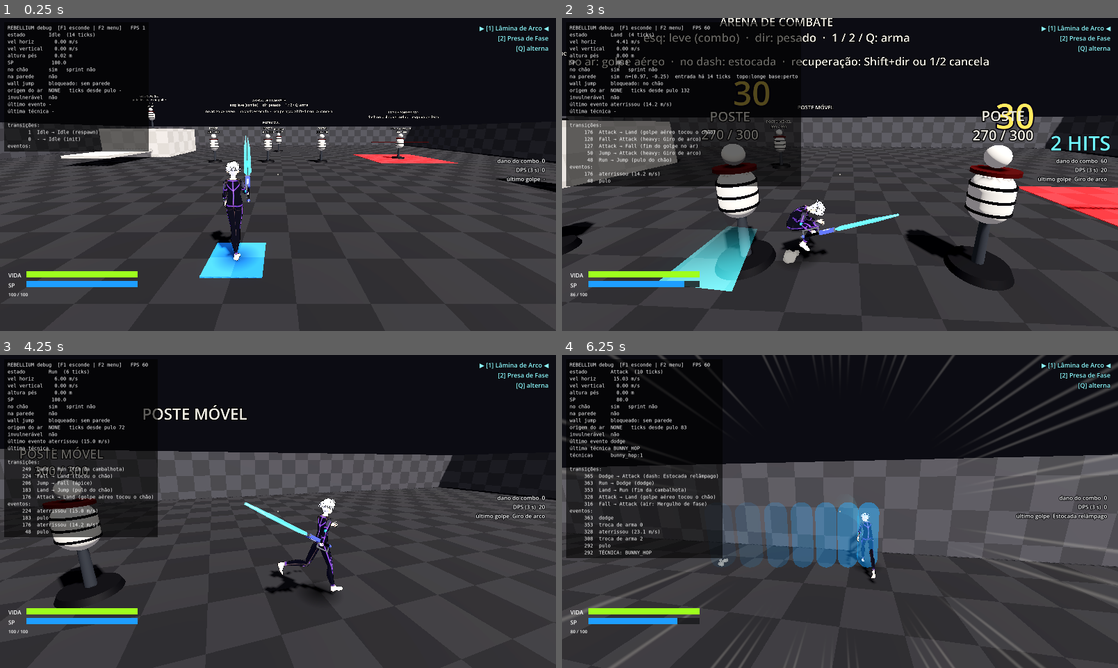
Above: before the commit, frames 1-4 (two rows, left to right).
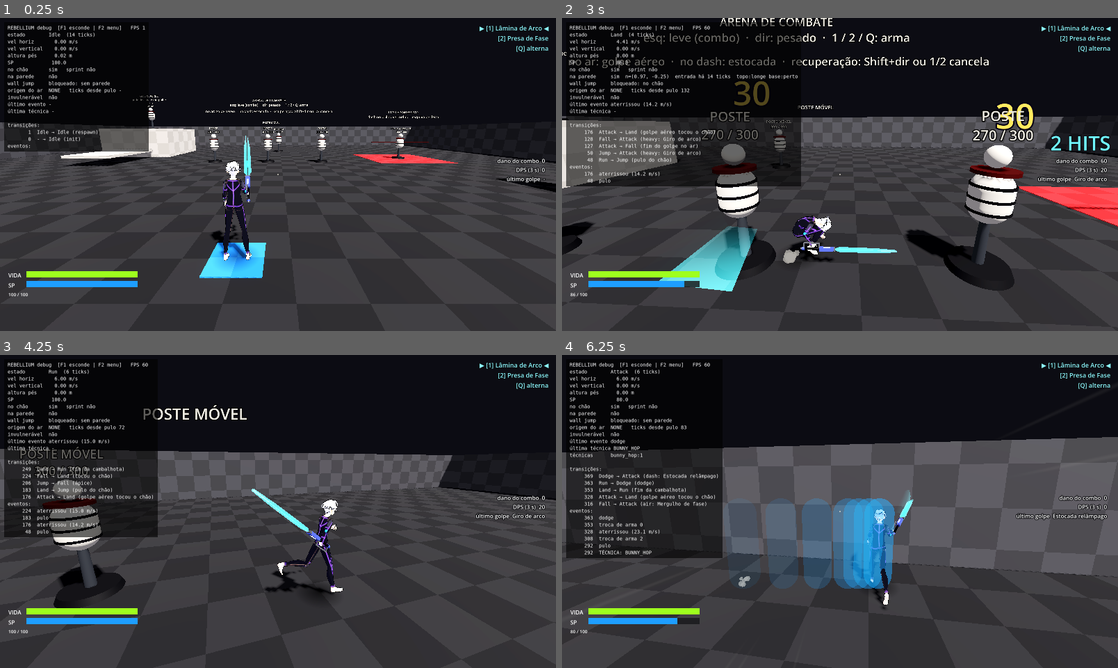
Above: after the commit, the same moments.

Repository: hugolnieri/Rebellium
Game: Godot game, scene res://scenes/arenas/CombatArena.tscn
Two runs of this game, one before a commit and one after it. Both use one fixed random seed, a clock stepped at 60 frames per second and the inputs below.
Inputs (mouse positions are in pixels of both pictures, inside the frame that each line leads up to):
- Up to frame 1 (0.25 s): no input
- Up to frame 2 (3 s): tap Enter at 0.5 s; move the mouse to (867, 174) at 0.52 s; press the mouse at (867, 174) at 0.53 s; hold W (move_forward) from 0.53 s (still down); tap Space (jump) at 0.77, 0.8, 1.07, 1.35, 1.52, 1.82 s; move the mouse to (812, 174) at 1.27 s; release the mouse at (812, 174) at 1.28 s; click (812, 174) at 1.55 s; move the mouse to (851, 168) at 2.02 s; hold Space (jump) 2.03-2.78 s; right-click (851, 168) at 2.1 s; move the mouse to (834, 180) at 2.77 s; click (834, 180) at 2.85 s
- Up to frame 3 (4.25 s): keep holding W (move_forward); tap Space (jump) at 3.02, 3.32 s; move the mouse to (316, 514) at 3.52 s; hold Space (jump) from 3.53 s (still down); tap V (shoulder_swap) at 3.6 s
- Up to frame 4 (6.25 s): move the mouse to (795, 508) at 4.27 s; release Space (jump) at 4.28 s; tap 1 (weapon_slot_1) at 4.35 s; tap Space (jump) at 4.52, 4.82, 6.02 s; click (795, 508) at 4.55 s; move the mouse to (845, 511) at 5.02 s; hold Space (jump) 5.03-5.78 s; tap 2 (weapon_slot_2) at 5.1 s; click (845, 511) at 5.17 s; move the mouse to (817, 505) at 5.77 s; release W (move_forward) at 5.78 s; hold D (move_right) from 5.78 s (still down); tap Q (weapon_toggle) at 5.85 s; click (817, 505) at 6.05 s

The runs differ from the first frame. In frame 1, 0.5% of the frame differs, in the area x 39-46%, y 59-78%; in frame 2, 1.2%; in frame 3, 0.8%; in frame 4, 14%, in the area x 0-100%, y 0-100%.

Commit message:
postura aberta, inclinação ao andar, cancels de golpe e cambalhota no chão
- parado com as pernas abertas (idle_stance_width_deg); tronco inclina ao andar
  (run_lean_deg 15) e mais no sprint
- wall jump: personagem bem encolhido na parede antes do impulso
- cambalhota: o centro do corpo desce até roll_ball_height e as costas rolam no chão
- Espaço durante golpe no chão pula e cancela o golpe (attack_jump_cancel)
- golpe leve ou pesado (segurar/botão direito) cancela o dash e corta o embalo
- dash no ar acelera a queda mais devagar (3 m/s, gravidade x1,4)
- testes: pulo cancela golpe, pesado no dash, golpe corta o dash

Co-Authored-By: Claude Opus 5.5 <noreply@anthropic.com>
Claude-Session: https://claude.ai/code/session_01F2bQk4JmWMhxKZmCfNJjFU

Diff:
--- a/config/combat_config.tres
+++ b/config/combat_config.tres
@@ -13,6 +13,8 @@
 aim_assist_range = 6.0
 aim_assist_angle_deg = 55.0
 attack_move_speed_multiplier = 1.0
+attack_jump_cancel = true
+attack_cancels_dash_momentum = true
 combo_timeout = 1.4
 hitstun = 0.35
 received_knockback_multiplier = 1.0
--- a/config/feedback_config.tres
+++ b/config/feedback_config.tres
@@ -18,7 +18,7 @@
 leg_swing_deg = 42.0
 knee_bend_deg = 70.0
 arm_swing_deg = 38.0
-run_lean_deg = 9.0
+run_lean_deg = 15.0
 sprint_extra_lean_deg = 9.0
 run_bob_height = 0.05
 pose_blend_speed = 16.0
@@ -32,6 +32,8 @@
 breath_period = 4.2
 breath_depth_deg = 2.2
 idle_weight_shift_deg = 2.5
+idle_stance_width_deg = 10.0
+roll_ball_height = 0.36
 ninja_run_lean_deg = 30.0
 ninja_arm_back_deg = 70.0
 anim_spring_frequency = 6.5
--- a/config/movement_config.tres
+++ b/config/movement_config.tres
@@ -54,8 +54,8 @@
 air_dodge_max_per_air = 1
 air_dodge_refresh_on_wall_jump = true
 air_dodge_suspends_gravity = false
-air_dodge_fall_speed = 6.0
-air_dodge_gravity_multiplier = 2.5
+air_dodge_fall_speed = 3.0
+air_dodge_gravity_multiplier = 1.4
 air_dodge_exit_speed = 9.0
 dodge_cancel_enabled = true
 dodge_buffer_ticks = 3
--- a/scenes/player/character_model.gd
+++ b/scenes/player/character_model.gd
@@ -436,6 +436,7 @@
 	var breath := sin(_time * TAU / maxf(fb.breath_period, 0.1))
 	var depth := deg_to_rad(fb.breath_depth_deg)
 	var shift := deg_to_rad(fb.idle_weight_shift_deg) * calm
+	var stance := deg_to_rad(fb.idle_stance_width_deg) * calm
 	for i in 2:
 		var side := "l" if i == 0 else "r"
 		var leg_phase := _phase + PI * i
@@ -443,10 +444,12 @@
 		# Joelho dobra mais na passagem (perna vindo para frente) e estica no contato.
 		var knee := -knee_bend * (0.5 + 0.5 * sin(leg_phase + PI * 0.65)) - 0.1 * amount
 		var relaxed := 1.0 if i == 1 else 0.0  # perna direita relaxada
-		pose[StringName("thigh_" + side)] = Vector3(thigh + 0.08 * relaxed * calm, 0,
-			((0.04 if i == 0 else -0.04) + (shift if i == 0 else shift * 0.4)) * calm)
+		# Pernas abertas: esquerda gira -Z (para fora), direita +Z; o pé compensa e fica plano.
+		var out := -stance if i == 0 else stance
+		pose[StringName("thigh_" + side)] = Vector3(thigh + 0.08 * relaxed * calm, 0, out + shift)
 		pose[StringName("knee_" + side)] = Vector3(knee - (0.06 + 0.14 * relaxed) * calm, 0, 0)
-		pose[StringName("foot_" + side)] = Vector3(-thigh * 0.35 - knee * 0.25 + 0.05 * relaxed * calm, 0, 0)
+		pose[StringName("foot_" + side)] = Vector3(-thigh * 0.35 - knee * 0.25 + 0.05 * relaxed * calm, 0,
+			-out - shift)
 	# Braço livre balança oposto à perna; ombros sobem de leve ao inspirar.
 	var lift := breath * depth * 0.8 * calm
 	pose[&"shoulder_l"] = Vector3(-sin(_phase) * arm_swing + 0.1, 0, -0.16 - 0.1 * amount - lift)
@@ -526,14 +529,17 @@
 ## Colado na parede: agachado de frente para ela, um pé plantado alto e o outro embaixo,
 ## tronco ereto, braços abrindo para o mortal.
 func _wall_kick_pose(pose: Dictionary) -> void:
-	pose[HIPS_Y] = Vector3(-0.12, 0, 0)
-	pose[&"thigh_l"] = Vector3(1.0, 0, 0.12)
-	pose[&"thigh_r"] = Vector3(0.45, 0, -0.1)
-	pose[&"knee_l"] = Vector3(-1.6, 0, 0)
-	pose[&"knee_r"] = Vector3(-1.0, 0, 0)
-	pose[&"foot_l"] = Vector3(0.4, 0, 0)
-	pose[&"spine"] = Vector3(0.05, 0, 0)
-	pose[&"head"] = Vector3(0.2, 0, 0)
+	# Bem encolhido: joelhos no peito, tronco curvado para a parede, braços recolhidos.
+	pose[HIPS_Y] = Vector3(-0.28, 0, 0)
+	pose[&"thigh_l"] = Vector3(1.75, 0, 0.1)
+	pose[&"thigh_r"] = Vector3(1.35, 0, -0.1)
+	pose[&"knee_l"] = Vector3(-2.3, 0, 0)
+	pose[&"knee_r"] = Vector3(-2.0, 0, 0)
+	pose[&"foot_l"] = Vector3(0.5, 0, 0)
+	pose[&"foot_r"] = Vector3(0.4, 0, 0)
+	pose[&"spine"] = Vector3(-0.35, 0, 0)
+	pose[&"chest"] = Vector3(-0.2, 0, 0)
+	pose[&"head"] = Vector3(0.35, 0, 0)
 	pose[&"shoulder_l"] = Vector3(1.6, 0, -0.6)
 	pose[&"shoulder_r"] = Vector3(1.4, 0, 0.6)
 	pose[&"elbow_l"] = Vector3(0.5, 0, 0)
@@ -542,14 +548,16 @@
 
 ## Cambalhota: corpo encolhido (joelhos no peito, cabeça baixa, braços abraçando as pernas).
 func _roll_pose(pose: Dictionary) -> void:
-	pose[HIPS_Y] = Vector3(-0.42, 0, 0)
-	pose[&"spine"] = Vector3(-0.7, 0, 0)
-	pose[&"chest"] = Vector3(-0.35, 0, 0)
-	pose[&"head"] = Vector3(-0.4, 0, 0)
-	pose[&"thigh_l"] = Vector3(1.9, 0, 0.12)
-	pose[&"thigh_r"] = Vector3(1.9, 0, -0.12)
-	pose[&"knee_l"] = Vector3(-2.3, 0, 0)
-	pose[&"knee_r"] = Vector3(-2.3, 0, 0)
+	# O corpo inteiro desce pelo pivô (_update_trick); aqui só a bola: costas arredondadas,
+	# queixo no peito, joelhos colados no peito.
+	pose[HIPS_Y] = Vector3(0, 0, 0)
+	pose[&"spine"] = Vector3(-0.9, 0, 0)
+	pose[&"chest"] = Vector3(-0.5, 0, 0)
+	pose[&"head"] = Vector3(-0.55, 0, 0)
+	pose[&"thigh_l"] = Vector3(2.1, 0, 0.12)
+	pose[&"thigh_r"] = Vector3(2.1, 0, -0.12)
+	pose[&"knee_l"] = Vector3(-2.4, 0, 0)
+	pose[&"knee_r"] = Vector3(-2.4, 0, 0)
 	pose[&"shoulder_l"] = Vector3(1.2, 0, 0.1)
 	pose[&"shoulder_r"] = Vector3(1.0, 0, -0.1)
 	pose[&"elbow_l"] = Vector3(1.4, 0, 0)
@@ -754,11 +762,16 @@
 		if _trick_face_wall:
 			basis = basis * Basis(Vector3.UP, PI * (1.0 - eased))
 		basis = basis * Basis(_trick_axis, _trick_angle * eased)
-	elif _is_rolling():
-		# Cambalhota para frente ao aterrissar.
+	var pivot_y := _hips_rest.y * _rig_scale
+	if _trick_timer <= 0.0 and _is_rolling():
+		# Cambalhota para frente: o centro do corpo desce até a altura da "bola" para as costas
+		# rolarem no chão, e sobe de novo no fim.
 		var roll: float = player.state_machine.current.call(&"get_roll_progress")
 		basis = basis * Basis(Vector3.RIGHT, -TAU * _ease_in_out(roll))
+		var down := clampf(minf(roll / 0.18, (1.0 - roll) / 0.25), 0.0, 1.0)
+		pivot_y = lerpf(pivot_y, _fb().roll_ball_height, _ease_in_out(down))
 	_trick.basis = basis
+	_trick.position.y = pivot_y
 
 
 func _is_rolling() -> bool:
--- a/scenes/player/player.gd
+++ b/scenes/player/player.gd
@@ -240,10 +240,9 @@
 
 
 func _update_attack_charge(input: PlayerInput) -> void:
-	var instant := state_machine.is_in(&"Dodge")
 	var step_result := CombatRules.attack_charge_step(_attack_charge_tick, tick,
 		input.is_pressed_this_tick(input.attack_light_pressed_tick), input.attack_light_held,
-		combat_config.heavy_hold_ticks, instant)
+		combat_config.heavy_hold_ticks, false)
 	_attack_charge_tick = step_result.charge_tick
 	if step_result.light:
 		_light_ready_tick = tick
@@ -291,7 +290,8 @@
 	var attack: AttackData
 	var index := 0
 	var use_heavy := false
-	if state_machine.is_in(&"Dodge") and light:
+	if state_machine.is_in(&"Dodge") and light and not heavy:
+		# Golpe interrompe o dash (o pesado também: segurando ou botão direito, abaixo).
 		kind = CombatRules.KIND_DASH
 		attack = weapon.dash
 	elif not is_on_floor():
--- a/scenes/player/states/attack.gd
+++ b/scenes/player/states/attack.gd
@@ -5,6 +5,7 @@
 ## - Na janela de acerto testa os alvos do grupo "hittable" (cada alvo leva no máximo 1 acerto).
 ## - A partir de `chain_after`, um clique guardado encadeia o próximo golpe do combo (ou o pesado).
 ## - A recuperação é cancelável por dash (dodge cancel) e por troca de arma (swap cancel).
+## - No chão, Espaço pula a qualquer momento do golpe (cancela o golpe).
 ## O tempo do golpe conta em ticks próprios: o hitstop pausa o golpe.
 
 enum Phase { STARTUP, ACTIVE, RECOVERY }
@@ -24,7 +25,7 @@
 var _hit_ids: Dictionary = {}
 
 
-func enter(_from: StringName, data: Dictionary) -> void:
+func enter(from: StringName, data: Dictionary) -> void:
 	attack = data.attack
 	kind = data.kind
 	combo_index = data.get("combo_index", 0)
@@ -37,6 +38,11 @@
 	_recovery_ticks = maxi(player.secs_to_ticks(attack.recovery), 0)
 	_chain_ticks = player.secs_to_ticks(attack.chain_after)
 	player.facing_override = direction
+	if from == &"Dodge" and player.combat_config.attack_cancels_dash_momentum:
+		# O golpe corta o dash: sobra no máximo a velocidade de andar.
+		var horizontal := player.get_horizontal_velocity().limit_length(player.get_walk_speed())
+		player.velocity.x = horizontal.x
+		player.velocity.z = horizontal.z
 	if kind == CombatRules.KIND_AIR and attack.air_start_vertical_speed != 0.0:
 		player.velocity.y = attack.air_start_vertical_speed
 	GameEvents.attack_started.emit(player, attack, player.get_weapon(), kind)
@@ -72,6 +78,8 @@
 	_t += 1
 	if is_recovery() and player.try_dodge(input):
 		return
+	if _try_jump_cancel(input):
+		return
 	if _t >= _chain_ticks and player.try_attack(input):
 		return
 	var phase := get_phase()
@@ -89,6 +97,17 @@
 		_check_hits()
 	if _t >= _startup_ticks + _active_ticks + _recovery_ticks:
 		_finish(input)
+
+
+## Pulo durante o golpe (no chão): o golpe é interrompido e o personagem sai pulando.
+func _try_jump_cancel(input: PlayerInput) -> bool:
+	if not player.combat_config.attack_jump_cancel or airborne or not player.is_on_floor():
+		return false
+	if not player.consume_jump_press(input, cfg().jump_buffer_ticks):
+		return false
+	player.do_jump("pulo cancelando golpe")
+	machine.transition_to(&"Jump", "pulo cancelou o golpe")
+	return true
 
 
 ## Golpe no chão sem perder o passo: anda ou corre (sprint ativo) pelo input.
--- a/scripts/core/combat_config.gd
+++ b/scripts/core/combat_config.gd
@@ -26,6 +26,10 @@
 @export_group("Golpes")
 ## Velocidade de movimento durante o golpe (× andar/correr). 1 = golpeia sem perder o passo.
 @export_range(0.0, 1.5, 0.05) var attack_move_speed_multiplier: float = 1.0
+## Espaço durante um golpe no chão interrompe o golpe e pula.
+@export var attack_jump_cancel: bool = true
+## Golpe (leve ou pesado) durante o dash corta o embalo do dash.
+@export var attack_cancels_dash_momentum: bool = true
 
 @export_group("Combo")
 ## Sem acertar por este tempo, o contador de combo zera.
--- a/scripts/core/feedback_config.gd
+++ b/scripts/core/feedback_config.gd
@@ -23,7 +23,7 @@
 @export_range(0.0, 90.0, 1.0, "suffix:°") var leg_swing_deg: float = 42.0
 @export_range(0.0, 120.0, 1.0, "suffix:°") var knee_bend_deg: float = 70.0
 @export_range(0.0, 90.0, 1.0, "suffix:°") var arm_swing_deg: float = 38.0
-@export_range(0.0, 45.0, 0.5, "suffix:°") var run_lean_deg: float = 9.0
+@export_range(0.0, 45.0, 0.5, "suffix:°") var run_lean_deg: float = 15.0
 @export_range(0.0, 45.0, 0.5, "suffix:°") var sprint_extra_lean_deg: float = 9.0
 @export_range(0.0, 0.3, 0.005, "suffix:m") var run_bob_height: float = 0.05
 ## Velocidade de mistura entre poses (maior = mais seco).
@@ -43,6 +43,10 @@
 @export_range(1.0, 10.0, 0.1, "suffix:s") var breath_period: float = 4.2
 @export_range(0.0, 10.0, 0.1, "suffix:°") var breath_depth_deg: float = 2.2
 @export_range(0.0, 10.0, 0.1, "suffix:°") var idle_weight_shift_deg: float = 2.5
+## Abertura das pernas parado (cada perna para fora).
+@export_range(0.0, 25.0, 0.5, "suffix:°") var idle_stance_width_deg: float = 10.0
+## Cambalhota: altura do centro do corpo encolhido (as costas encostam no chão no meio do giro).
+@export_range(0.1, 1.0, 0.01, "suffix:m") var roll_ball_height: float = 0.36
 ## Sprint "ninja": tronco bem inclinado e braços esticados para trás.
 @export_range(0.0, 60.0, 0.5, "suffix:°") var ninja_run_lean_deg: float = 30.0
 @export_range(0.0, 110.0, 1.0, "suffix:°") var ninja_arm_back_deg: float = 70.0
--- a/scripts/core/movement_config.gd
+++ b/scripts/core/movement_config.gd
@@ -103,8 +103,8 @@
 ## Durante o dash no ar a gravidade é suspensa (dash reto, sem cair). Desligado: o dash no ar
 ## ACELERA a queda (velocidade inicial para baixo + gravidade multiplicada).
 @export var air_dodge_suspends_gravity: bool = false
-@export_range(0.0, 40.0, 0.5, "suffix:m/s") var air_dodge_fall_speed: float = 6.0
-@export_range(0.0, 6.0, 0.05) var air_dodge_gravity_multiplier: float = 2.5
+@export_range(0.0, 40.0, 0.5, "suffix:m/s") var air_dodge_fall_speed: float = 3.0
+@export_range(0.0, 6.0, 0.05) var air_dodge_gravity_multiplier: float = 1.4
 ## Velocidade horizontal mantida ao fim do dash no ar (não há recuperação no ar).
 @export_range(0.0, 30.0, 0.5, "suffix:m/s") var air_dodge_exit_speed: float = 9.0
 ## Dodge pode interromper estados de recuperação (Land, recuperação do dodge).
--- a/tests/integration/test_combat.gd
+++ b/tests/integration/test_combat.gd
@@ -130,6 +130,40 @@
 	assert_false(d.player.is_on_floor())
 
 
+func test_jump_cancels_ground_attack() -> void:
+	await _ready_world()
+	d.press_attack()
+	d.step(3)
+	assert_eq(d.state(), &"Attack")
+	d.press_jump()
+	d.step(1)
+	assert_eq(d.state(), &"Jump", "pulo interrompe o golpe")
+	assert_gt(d.player.velocity.y, 0.0)
+
+
+func test_heavy_hold_during_dash_cancels_dash() -> void:
+	await _ready_world()
+	d.press_dodge()
+	d.step(1, Vector2(1, 0))
+	d.press_attack()
+	d.attack_light_held = true
+	d.step(d.player.combat_config.heavy_hold_ticks + 1, Vector2(1, 0))
+	assert_eq(d.state(), &"Attack")
+	assert_eq(d.player.state_machine.current.kind, CombatRules.KIND_HEAVY)
+	d.attack_light_held = false
+
+
+func test_attack_cuts_dash_momentum() -> void:
+	await _ready_world()
+	d.press_dodge()
+	d.step(2, Vector2(1, 0))
+	assert_gt(d.player.get_horizontal_speed(), 15.0)
+	d.press_attack()
+	d.step(1)
+	assert_eq(d.state(), &"Attack")
+	assert_lte(d.player.get_horizontal_speed(), d.player.get_walk_speed() + 0.01, "golpe corta o dash")
+
+
 func test_attack_during_dash_is_dash_attack() -> void:
 	await _ready_world()
 	d.press_dodge()
Not shown, changed: docs/ESCOPO.md
Not shown, changed: docs/ROTEIRO_TESTE.md
